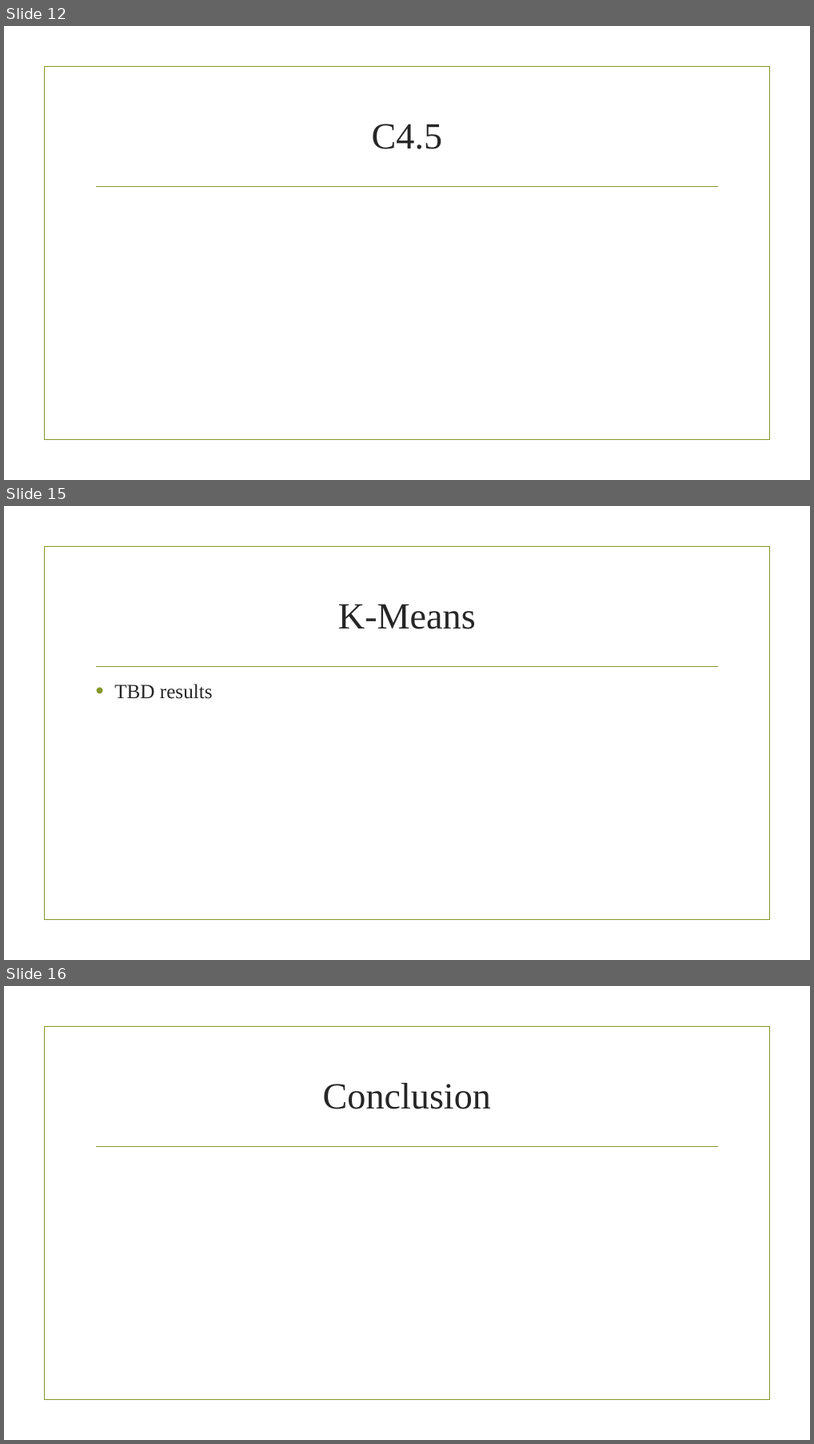
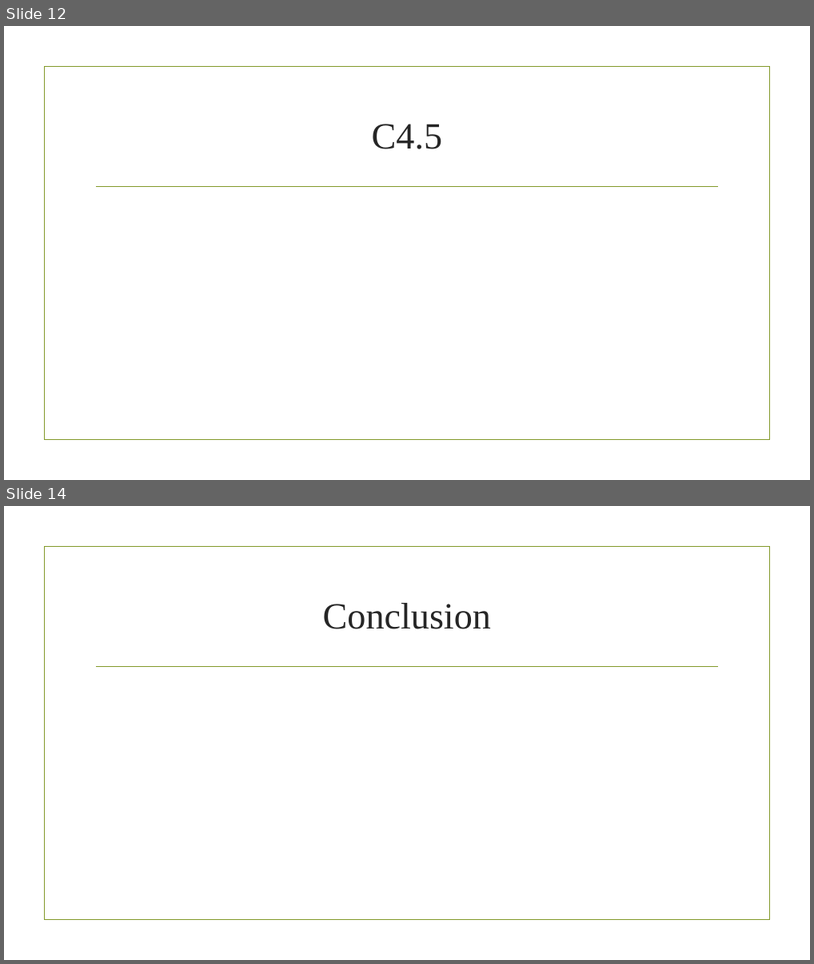
Before and after one commit to mbandam/CS513-KDD, a slide deck: final_project.pptx. Shown one above the other, each under a label of ours: slides 12, 15 and 16 before the commit, slides 12 and 14 after it; the slides between them are not shown. The pictures are 814x1444 and 814x964 pixels, drawn with LibreOffice and Linux fonts; fonts in the diff are those of the drawing; background and template pictures are left out. Boxes give left, top, right and bottom in pixels: in the first picture for what was removed or moved away, otherwise in the second. Text is boxed around its words. In the diff, an @@ line names an element or a change of style, - is before the commit and + after.

```diff
--- a/final_project.pptx
+++ b/final_project.pptx
@@ slide 15 removed at (x1=4, y1=506, x2=810, y2=960), background picture (left out); not listed: 2 template elements that a slide beside it also shows @@
@@ title removed at (x1=338, y1=604, x2=476, y2=629) @@
-K-Means
@@ text removed at (x1=114, y1=684, x2=213, y2=699) @@
-• TBD results
@@ what was slide 16 is now slide 14 @@
```
Also in this commit, not shown: 1 slide changed, 1 slide added, 2 other slides removed, 3 other files.
